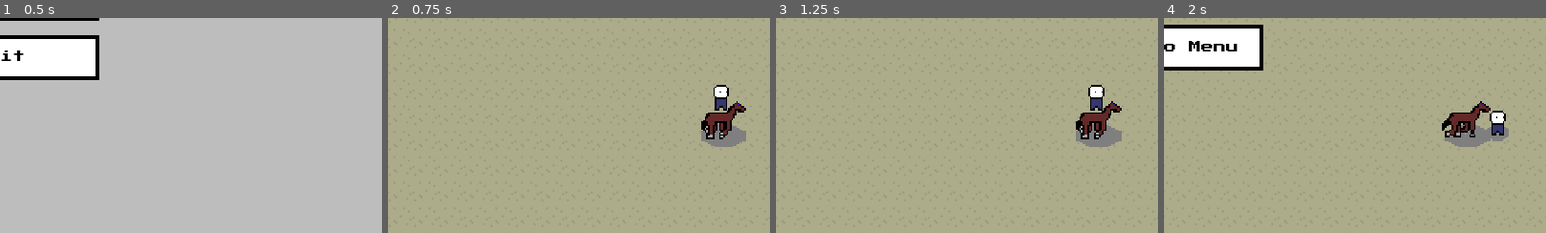
Above: before the commit, frames 1-4 (left to right).
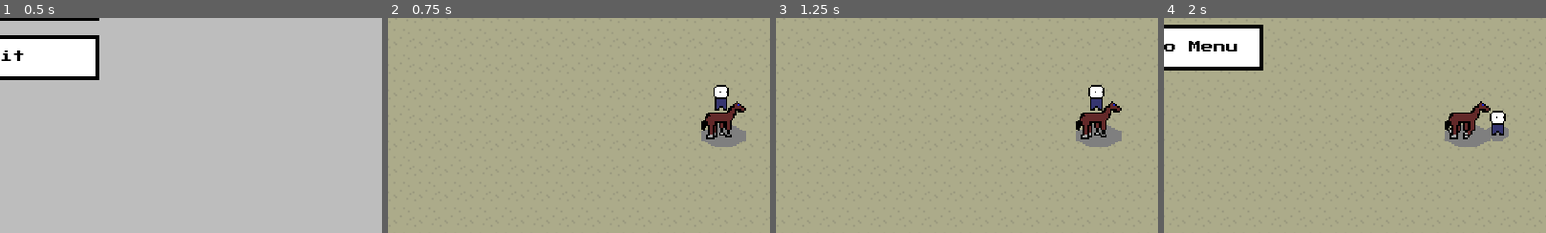
Above: after the commit, the same moments.

Repository: Daniikk1012/DCHM
Game: Godot game, scene res://scenes/Menu.tscn
The game is run twice, just before and just after one commit, with the same random seed, the same clock (stepped at 60 frames per second) and the same inputs.
Inputs:
- Up to frame 1 (0.5 s): no input
- Up to frame 2 (0.75 s): click "Start Game" at 0.5 s
- Up to frame 3 (1.25 s): no input
- Up to frame 4 (2 s): hold Right (right) from 1.28 s (still down); tap Space (jump) at 1.52 s
The pictures show only the part of the screen within x 50-100%, y 50-100%; the shares and areas given below are measured in that part.

Frame 1 is identical in both runs. In frame 2, 0.1% of the frame differs, in the area x 83-90%, y 45-57%; in frame 3, 0.1%; in frame 4, 0.3%, in the area x 72-82%, y 45-57%.

Commit message:
Add truck

Diff:
--- a/scenes/Horse.tscn
+++ b/scenes/Horse.tscn
@@ -24,6 +24,10 @@
 [ext_resource path="res://assets/cow_1.png" type="Texture" id=22]
 [ext_resource path="res://assets/cow_2.png" type="Texture" id=23]
 [ext_resource path="res://assets/cow_0.png" type="Texture" id=24]
+[ext_resource path="res://assets/truck_0.png" type="Texture" id=25]
+[ext_resource path="res://assets/truck_2.png" type="Texture" id=26]
+[ext_resource path="res://assets/truck_1.png" type="Texture" id=27]
+[ext_resource path="res://assets/truck_3.png" type="Texture" id=28]
 
 [sub_resource type="RectangleShape2D" id=1]
 
@@ -58,7 +62,40 @@
 "loop": false,
 "name": "sand",
 "speed": 3.0
+}, {
+"frames": [ ExtResource( 25 ), null, ExtResource( 26 ), null, ExtResource( 25 ), null, ExtResource( 26 ), null ],
+"loop": false,
+"name": "tick",
+"speed": 5.0
+}, {
+"frames": [ ExtResource( 25 ), ExtResource( 27 ), ExtResource( 26 ), ExtResource( 28 ) ],
+"loop": true,
+"name": "truck",
+"speed": 5.0
 } ]
+
+[sub_resource type="Gradient" id=3]
+interpolation_mode = 2
+offsets = PoolRealArray( 0, 0.664516, 1 )
+colors = PoolColorArray( 0.90625, 0.653916, 0.172187, 1, 0.827451, 0.384314, 0.227451, 1, 0.827451, 0.384314, 0.227451, 0 )
+
+[sub_resource type="GradientTexture" id=4]
+gradient = SubResource( 3 )
+
+[sub_resource type="ParticlesMaterial" id=5]
+emission_shape = 2
+emission_box_extents = Vector3( 32, 32, 1 )
+flag_disable_z = true
+direction = Vector3( 0, -1, 0 )
+spread = 141.39
+gravity = Vector3( 0, 98, 0 )
+initial_velocity = 200.99
+initial_velocity_random = 0.65
+orbit_velocity = 0.0
+orbit_velocity_random = 0.0
+damping = 100.0
+scale = 12.0
+color_ramp = SubResource( 4 )
 
 [node name="Horse" type="Area2D"]
 script = ExtResource( 2 )
@@ -78,8 +115,16 @@
 scale = Vector2( 4, 4 )
 frames = SubResource( 2 )
 animation = "horse"
-frame = 1
 playing = true
+
+[node name="Particles2D" type="Particles2D" parent="."]
+position = Vector2( 0, -32 )
+emitting = false
+amount = 200
+one_shot = true
+explosiveness = 1.0
+randomness = 0.3
+process_material = SubResource( 5 )
 
 [connection signal="timeout" from="RemoveTimer" to="." method="_on_MimickTimer_timeout"]
 [connection signal="animation_finished" from="Icon" to="." method="_on_Icon_animation_finished"]
--- a/scripts/Horse.gd
+++ b/scripts/Horse.gd
@@ -11,7 +11,8 @@
     COW,
     MIMICK,
     DEVIL,
-    MUMMY
+    MUMMY,
+    TRUCK,
 }
 
 var mummy := false
@@ -35,14 +36,17 @@
             match randi() % 10:
                 0, 1, 2, 3, 4:
                     type = Type.HORSE
-                5, 6:
+                5:
                     type = Type.COW
                     $Icon.animation = 'cow'
-                7, 8:
+                6, 7:
                     type = Type.MIMICK
-                9:
+                8:
                     type = Type.DEVIL
                     $Icon.animation = 'devil'
+                9:
+                    type = Type.TRUCK
+                    $Icon.animation = 'truck'
         else:
             type = Type.MUMMY
             $Icon.animation = 'mummy'
@@ -53,6 +57,8 @@
 func _process(_delta: float):
     if not $RemoveTimer.is_stopped():
         modulate.a = $RemoveTimer.time_left / $RemoveTimer.wait_time
+    if $Icon.animation == 'none' and not $Particles2D.emitting:
+        queue_free()
 
 func _physics_process(delta: float):
     position.x -= delta * speed
@@ -73,6 +79,8 @@
                 get_parent().score += 50
             Type.MUMMY:
                 $Icon.animation = 'sand'
+            Type.TRUCK:
+                $Icon.animation = 'tick'
 
 func _on_Icon_animation_finished():
     if $Icon.animation == 'mimick' or $Icon.animation == 'sand':
@@ -81,6 +89,18 @@
                 if body.has_method('die'):
                     body.die()
         $RemoveTimer.start()
+    elif $Icon.animation == 'tick':
+        for area in get_overlapping_areas():
+            if area.get_class() == get_class():
+                area.queue_free()
+
+        for body in get_overlapping_areas():
+            if body.has_method('die'):
+                body.die()
+
+        $Particles2D.emitting = true
+        $Shadow.visible = false
+        $Icon.visible = false
 
 func _on_MimickTimer_timeout():
     queue_free()
Binary file added: assets/truck_0.png
Not shown, added: assets/truck_0.png.import
Binary file added: assets/truck_1.png
Not shown, added: assets/truck_1.png.import
Binary file added: assets/truck_2.png
Not shown, added: assets/truck_2.png.import
Binary file added: assets/truck_3.png
Not shown, added: assets/truck_3.png.import
Not shown: 1 places in scenes/Horse.tscn that only renumber resources
